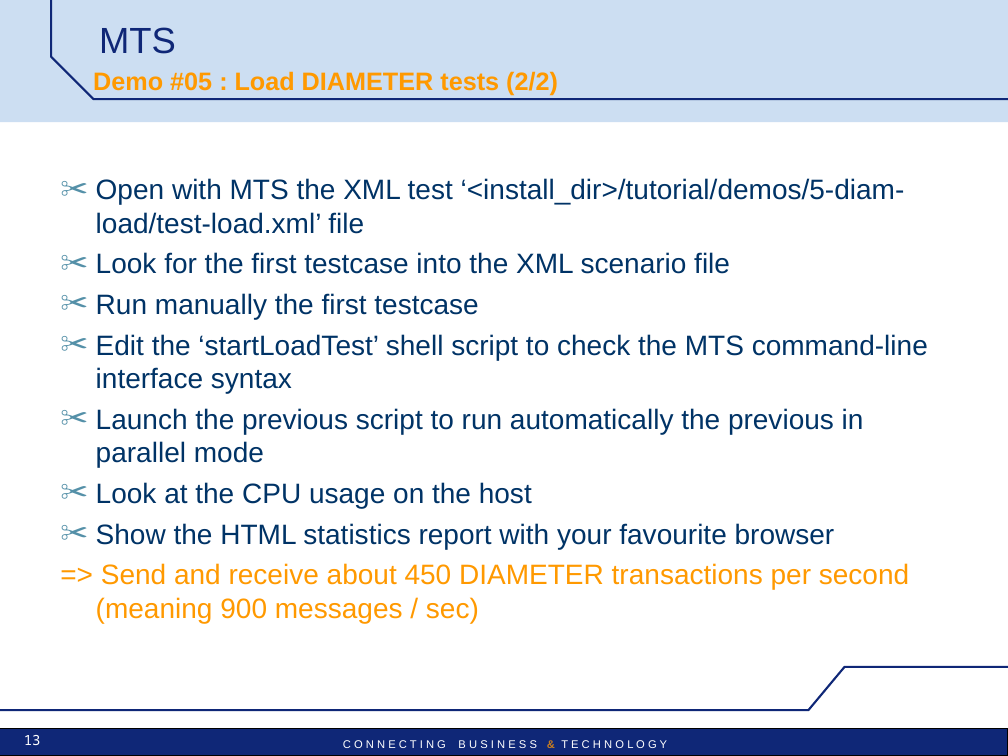
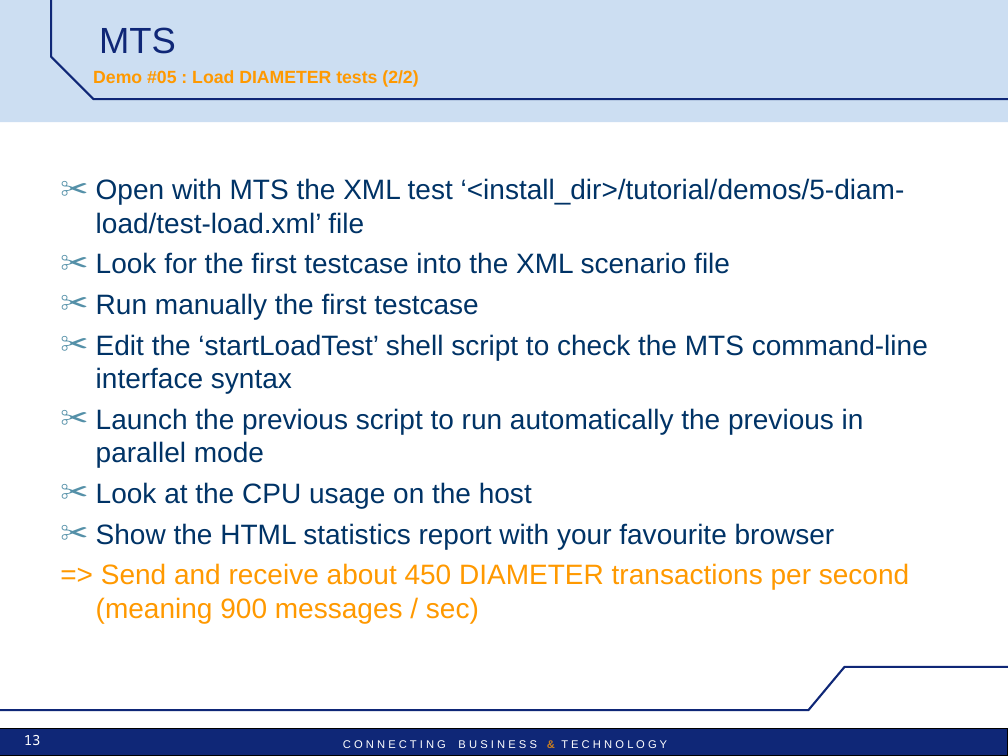
Before and after one commit to uttamhoode9/mts-trunk, a slide deck: slide 13 of mts/src/main/doc/MTS_pres_demos.ppt. Drawn at 1008x756 pixels with LibreOffice and Linux fonts; fonts in the diff are those of the drawing; background and template pictures are left out. Boxes give left, top, right and bottom in pixels: in the first picture for what was removed or moved away, otherwise in the second. Text is boxed around its words. In the diff, an @@ line names an element or a change of style, - is before the commit and + after.

```diff
--- a/mts/src/main/doc/MTS_pres_demos.ppt
+++ b/mts/src/main/doc/MTS_pres_demos.ppt
@@ text "Demo #05 : Load DIAMETER ..." at (x1=93, y1=70, x2=418, y2=87): size 18 to 12.6 pt @@
```
Also in this commit, not shown: 25 other slides changed, 31 other files.
